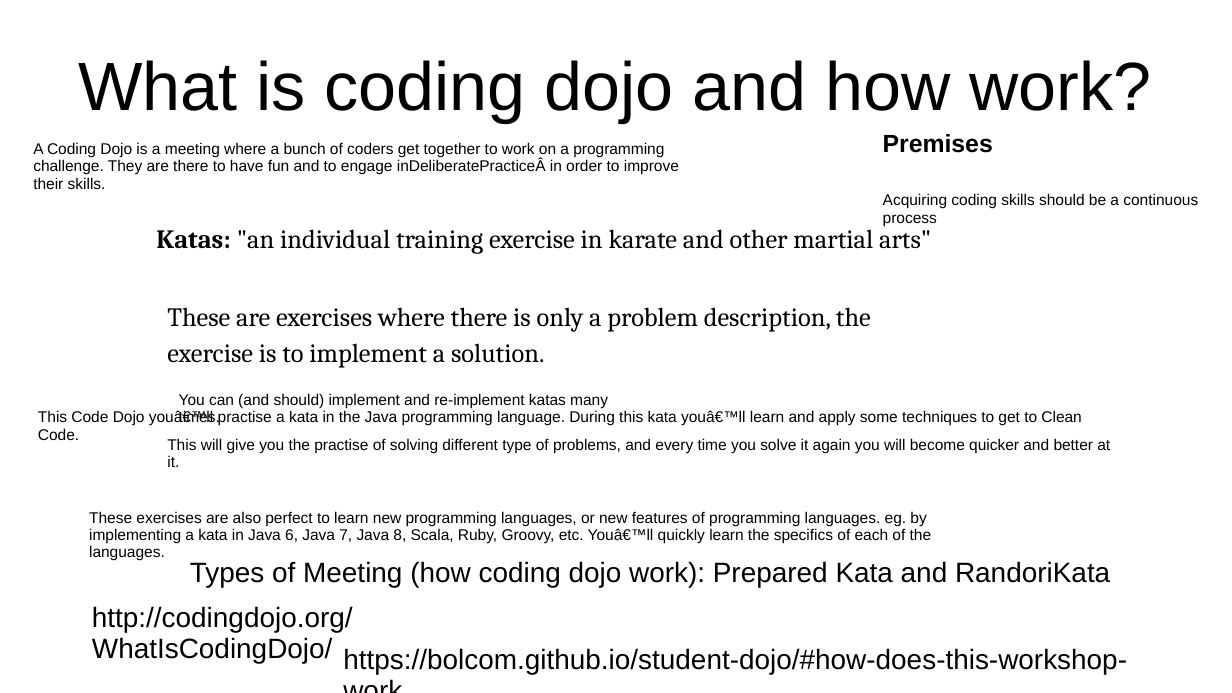
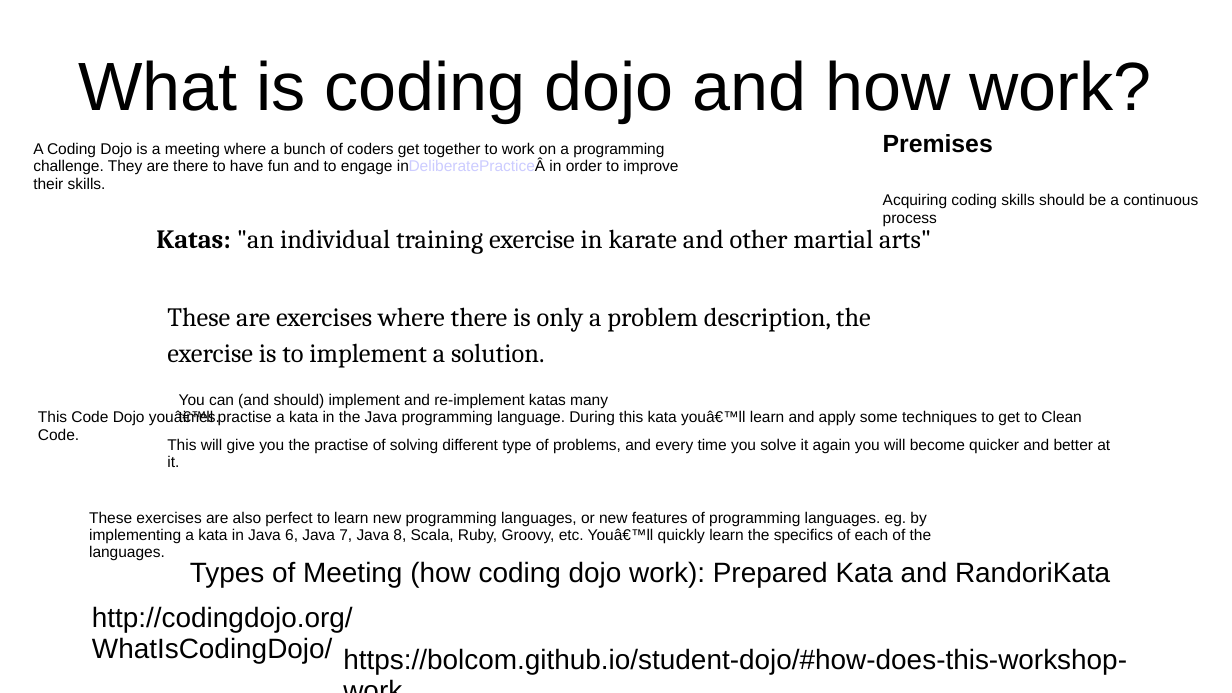
Before and after one commit to wtineomoronta/work-coding-dojo, a slide deck: slide 23 of Java Coding Dojo - Session 1.ppt (slide 2 before the commit). Drawn at 1232x693 pixels with LibreOffice and Linux fonts; fonts in the diff are those of the drawing. Boxes give left, top, right and bottom in pixels: in the first picture for what was removed or moved away, otherwise in the second. Text is boxed around its words. In the diff, an @@ line names an element or a change of style, - is before the commit and + after.

Commit message:
add content to presentation of java coding dojo session 1

```diff
--- a/Java Coding Dojo - Session 1.ppt
+++ b/Java Coding Dojo - Session 1.ppt
@@ text "A Coding Dojo is a ..." at (x1=33, y1=142, x2=678, y2=189): text colour #000000 to #CCCCFF in "inDeliberatePracticeÂ" @@
```
Also in this commit, not shown: 2 other slides changed, 18 slides added, 1 slide removed.
